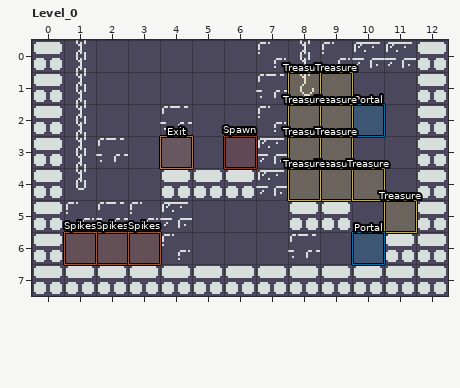
One commit to this LDtk project: money_tower.pdx/level/world.ldtk. The picture above was drawn from the file before the commit.
Cells are 16x16 px. Shown: Level_0 x 0..12, y 0..7.
And afterwards:
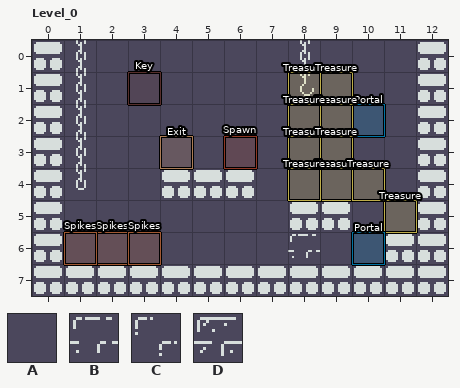
Key: from "Tileset": A 761, B 859, C 1007, D 1010.
_ is an empty cell, . an unchanged one.
Objects are placed by their top-left corner, in cells (3,4 is the top-left corner of cell 3,4); size is 1x1 cell unless given.
Edits made:
--- layer "Tiles1"
@@ x 1..11 @@
-0 ......C.CDD
-1 ......B....
-2 ...B..C....
-3 .B....D....
-4 ......D....
-5 CBCD.......
-6 ...C.......
+0 ......A.AAA
+1 ......A....
+2 ...A..A....
+3 .A....A....
+4 ......A....
+5 AAAA.......
+6 ...A.......
--- layer "Entities"
+"Key" rectangle at 3,1
